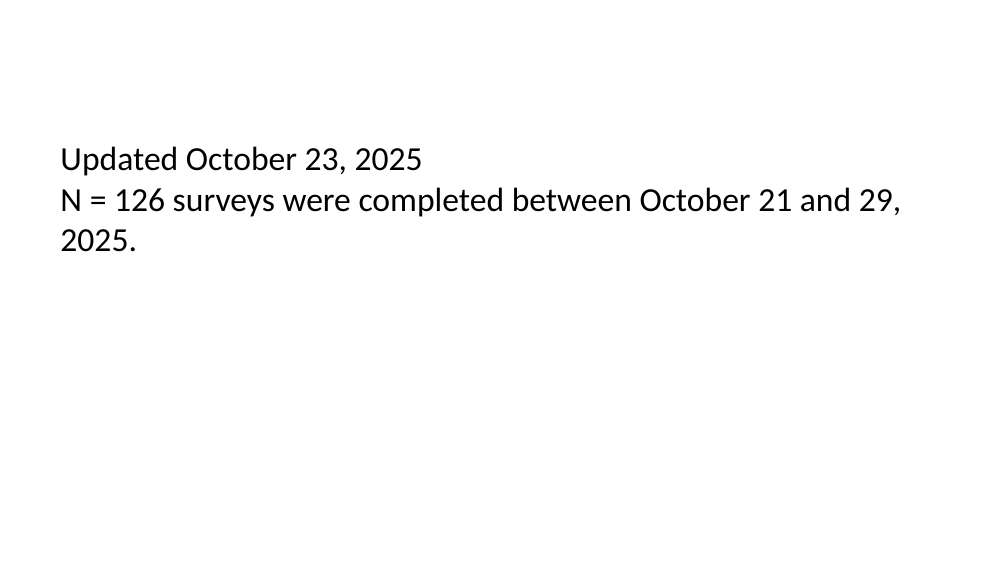
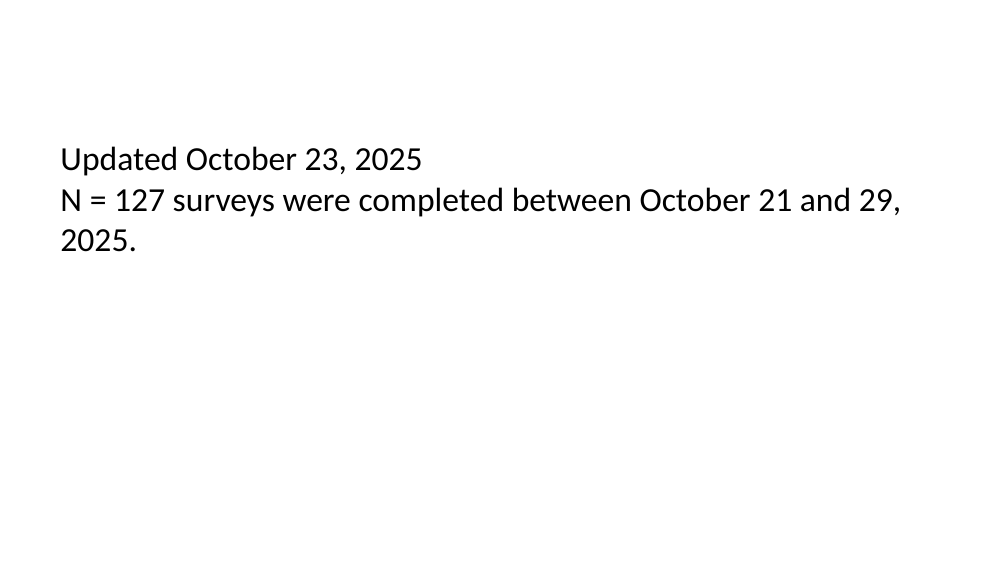
Before and after one commit to bkinasevych/mb-arts-council, a slide deck: slide 1 of docs/index.pptx. Drawn at 1008x567 pixels with LibreOffice and Linux fonts; fonts in the diff are those of the drawing. Boxes give left, top, right and bottom in pixels: in the first picture for what was removed or moved away, otherwise in the second. Text is boxed around its words. In the diff, an @@ line names an element or a change of style, - is before the commit and + after.

```diff
--- a/docs/index.pptx
+++ b/docs/index.pptx
@@ text at (60, 146, 901, 252): text changed @@
-Updated October 23, 2025
-N = 126 surveys were completed between October 21 and 29, 2025.
+Updated October 23, 2025
+N = 127 surveys were completed between October 21 and 29, 2025.
```
Also in this commit, not shown: 1 other slide changed, 1 slide added, 15 other files.
